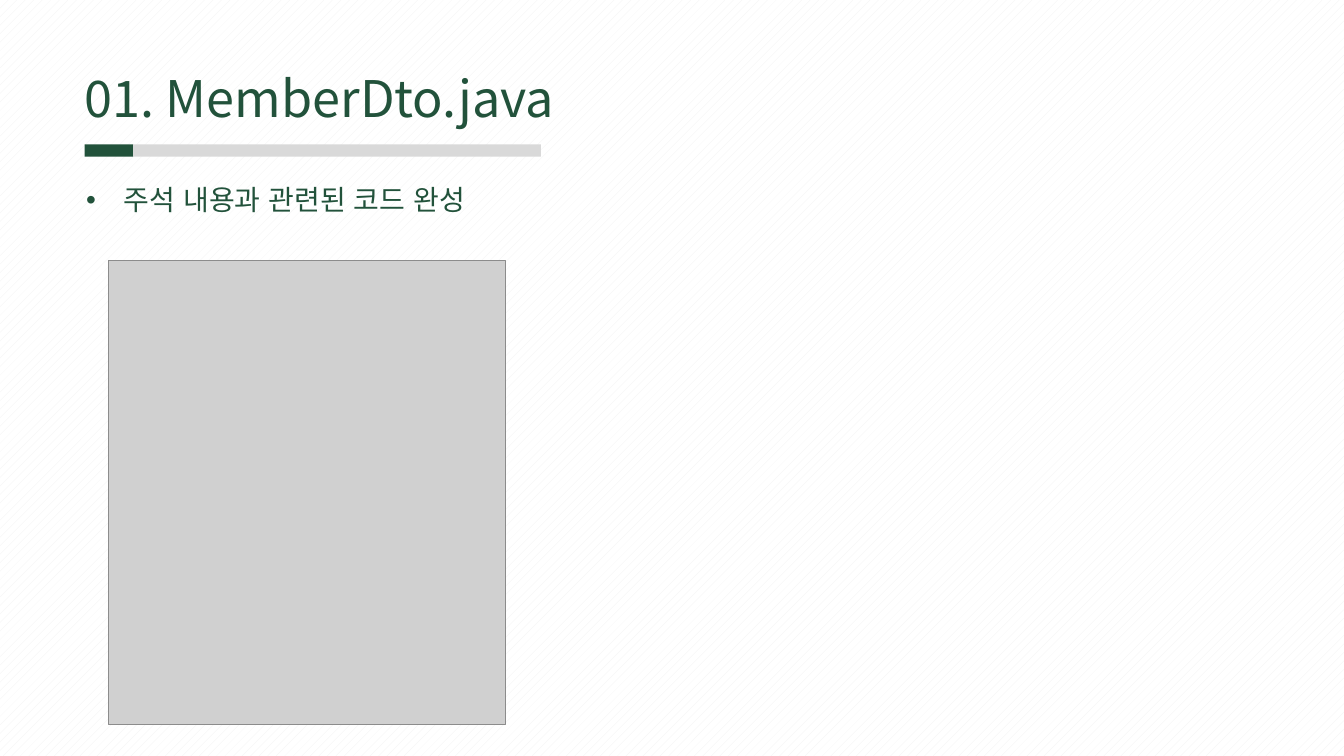
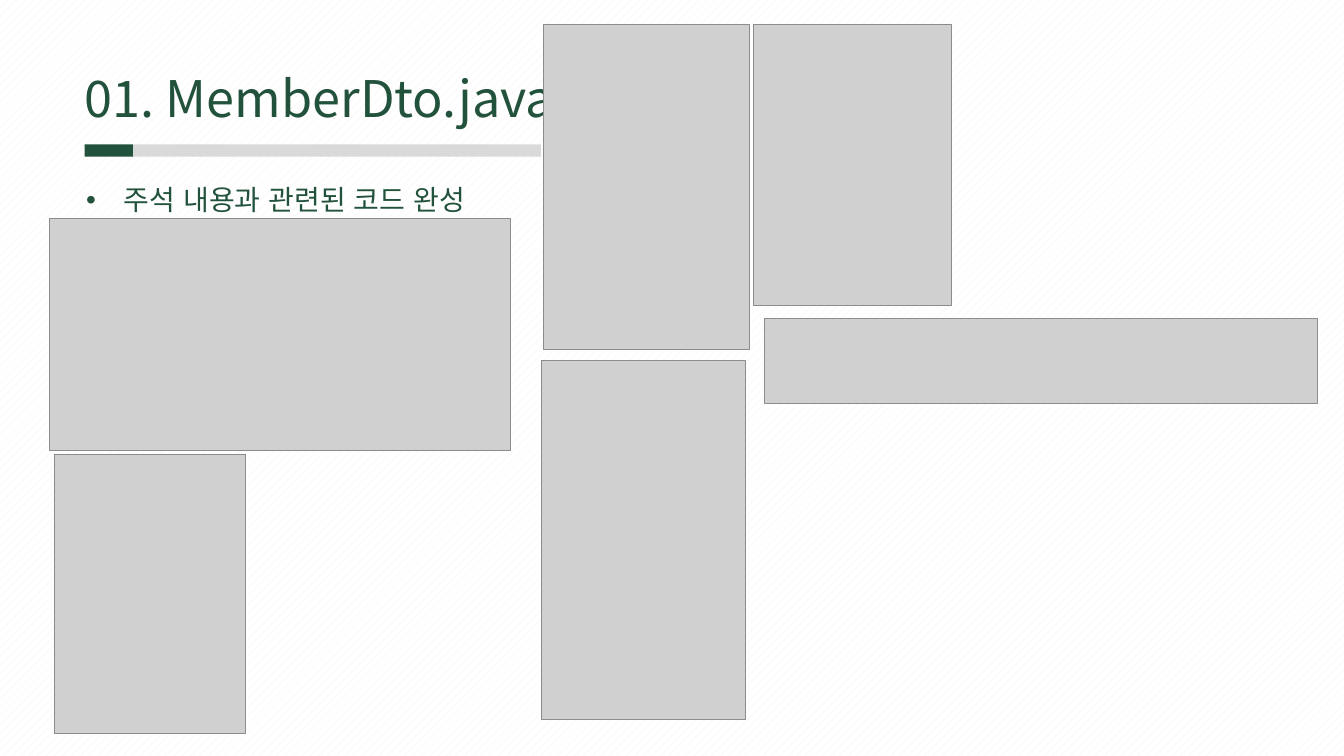
Before and after one commit to rombird/LEELEELIM, a slide deck: slide 4 of 서버프로그램 구현.pptx. Drawn at 1344x756 pixels with LibreOffice and Linux fonts; fonts in the diff are those of the drawing; grey boxes stand for pictures. Boxes give left, top, right and bottom in pixels: in the first picture for what was removed or moved away, otherwise in the second. Text is boxed around its words. In the diff, an @@ line names an element or a change of style, - is before the commit and + after.

```diff
--- a/서버프로그램 구현.pptx
+++ b/서버프로그램 구현.pptx
@@ picture added at [543, 24, 750, 350] @@
@@ picture added at [754, 24, 952, 306] @@
@@ picture added at [50, 219, 511, 451] @@
@@ picture removed at [109, 260, 505, 724] @@
@@ picture added at [765, 319, 1318, 404] @@
@@ picture added at [541, 361, 745, 720] @@
@@ picture added at [54, 455, 246, 734] @@
```
Also in this commit, not shown: 12 other slides changed, 2 slides added.
